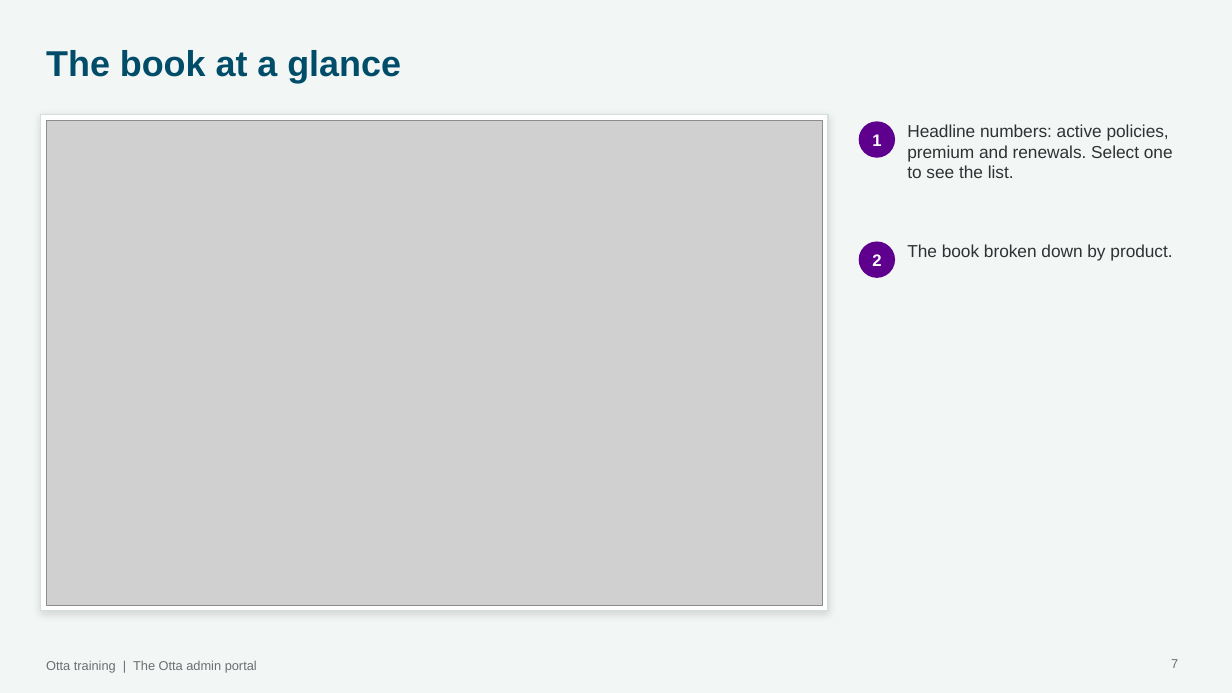
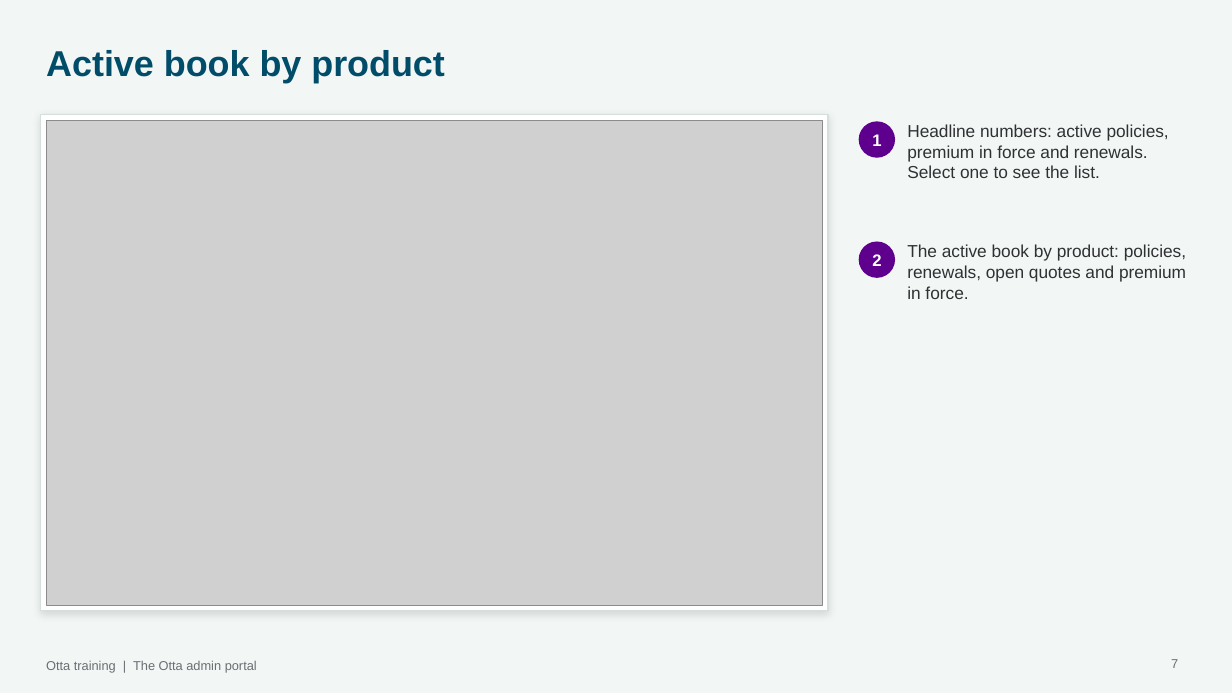
Before and after one commit to rebeccakfurness-boop/otta-MVP, a slide deck: slide 7 of docs/training/Otta training 2 - The admin portal.pptx. Drawn at 1232x693 pixels with LibreOffice and Linux fonts; fonts in the diff are those of the drawing; grey boxes stand for pictures; background and template pictures are left out. Boxes give left, top, right and bottom in pixels: in the first picture for what was removed or moved away, otherwise in the second. Text is boxed around its words. In the diff, an @@ line names an element or a change of style, - is before the commit and + after.

```diff
--- a/docs/training/Otta training 2 - The admin portal.pptx
+++ b/docs/training/Otta training 2 - The admin portal.pptx
@@ title at [46,50,445,83]: text changed @@
-The book at a glance
+Active book by product
@@ text at [907,124,1169,178]: text changed @@
-Headline numbers: active policies, premium and renewals. Select one to see the list.
+Headline numbers: active policies, premium in force and renewals. Select one to see the list.
@@ text at [907,244,1186,299]: text changed @@
-The book broken down by product.
+The active book by product: policies, renewals, open quotes and premium in force.
```
Also in this commit, not shown: 5 other slides changed, 5 slides added, 36 other files.
